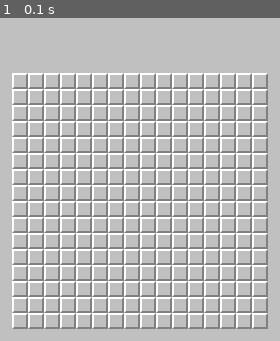
Above: before the commit, frame 1.
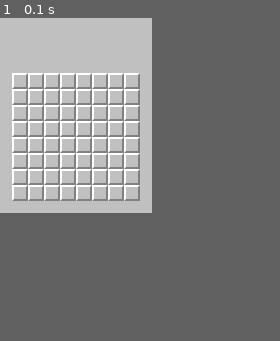
Above: after the commit, the same moment.

Repository: blazerzar/minesweeper-pygame
Game: pygame game, started from minesweeper.py
Two runs of this game, one before a commit and one after it. Both use one fixed random seed, a clock stepped at 60 frames per second and the inputs below.
Inputs:
- Up to frame 1 (0.1 s): no input
In our replay, the window is 280x323 before the commit and 152x195 after it. These sizes can differ from the game's own. Grey fills any space a smaller window leaves; there, only what the larger window draws over its background counts as a difference.

The runs differ from the first frame. In frame 1, 23% of the frame differs, in the area x 4-96%, y 17-97%.

Commit message:
Chages grid to 2D list, created mines.

Diff:
--- a/cell.py
+++ b/cell.py
@@ -3,10 +3,9 @@
 import os
 
 import pygame
-from pygame.sprite import Sprite
 
 
-class Cell(Sprite):
+class Cell:
     """Class to represent a cell."""
 
     def __init__(self, minesweeper):
@@ -16,8 +15,21 @@
         self.screen_rect = self.screen.get_rect()
         self.settings = minesweeper.settings
 
+        # Create image of a closed cell
         self.image = pygame.image.load(os.path.join(
             minesweeper.my_path, "images/cell_closed.bmp"))
         self.image = pygame.transform.scale(
             self.image, (self.settings.cell_size, self.settings.cell_size))
         self.rect = self.image.get_rect()
+
+        # Create images of open cells
+        self.image_mine = pygame.image.load(os.path.join(
+            minesweeper.my_path, "images/mine_open.bmp"))
+
+        # Status -1 means mine, 0 is empty, number refers to number of
+        # adjesent mines.
+        self.status = 0
+
+    def blitme(self):
+        """Draw cell to the screen."""
+        self.screen.blit(self.image, self.rect)
--- a/minesweeper.py
+++ b/minesweeper.py
@@ -2,6 +2,7 @@
 
 import sys
 import os
+import random
 
 import pygame
 
@@ -23,9 +24,10 @@
 
         self.clock = pygame.time.Clock()
 
-        # Create cells
-        self.cells = pygame.sprite.Group()
+        # Create cells and mines
+        self.cells = []
         self._create_grid()
+        self._create_mines()
 
     def run_game(self):
         """Function with main game loop."""
@@ -46,31 +48,56 @@
         # Fill the background
         self.screen.fill(self.settings.background_colour)
         # Draw cells to the screen
-        self.cells.draw(self.screen)
+        self._draw_cells()
         # Update the screen
         pygame.display.update()
 
-    def _create_cell(self, cell_x, cell_y):
+    def _create_cell(self, cell_x, cell_y, row_number):
         """Create one cell and add it to cells group."""
         cell = Cell(self)
         cell.rect.x = cell_x
         cell.rect.y = cell_y
-        self.cells.add(cell)
+        self.cells[row_number].append(cell)
 
     def _create_row(self, row_number):
         """Create one row of cells."""
-        for i in range(0, self.settings.cells_x):
-            cell_x = self.settings.side_margin + i * self.settings.cell_size
+        for column in range(0, self.settings.cells_x):
+            cell_x = self.settings.side_margin + column*self.settings.cell_size
             cell_y = (self.settings.top_margin
-                      + row_number * self.settings.cell_size)
-            self._create_cell(cell_x, cell_y)
+                      + row_number*self.settings.cell_size)
+            self._create_cell(cell_x, cell_y, row_number)
 
     def _create_grid(self):
         """Create full grid of cells."""
-        for i in range(0, self.settings.cells_y):
-            self._create_row(i)
+        for row in range(0, self.settings.cells_y):
+            self.cells.append([])
+            self._create_row(row)
+
+    def _draw_cells(self):
+        """Draw all cells to the screen."""
+        for row in self.cells:
+            for cell in row:
+                cell.blitme()
+
+    def _create_mines(self):
+        """Give mines to desired number of cells."""
+        # Create a temporary list of all cells
+        temp_cells = []
+        for row in self.cells:
+            for cell in row:
+                temp_cells.append(cell)
+
+        # Create a list of random indexes
+        mines_indexes = []
+        for _ in range(self.settings.mines):
+            mines_indexes.append(random.randint(0, len(temp_cells) - 1))
+        print(mines_indexes)
+
+        # Assign mines
+        for index in mines_indexes:
+            temp_cells[index].status = -1
 
 
 if __name__ == "__main__":
-    minesweeper = Minesweeper()
-    minesweeper.run_game()
+    MINESWEEPER = Minesweeper()
+    MINESWEEPER.run_game()
--- a/settings.py
+++ b/settings.py
@@ -13,17 +13,17 @@
         # Background colour
         self.background_colour = (192, 192, 192)
 
-        #Game mechanics settings
+        # Game mechanics settings
         self.scale = 1
         self.mines = 10
-        self.cells_x = 16
-        self.cells_y = 16
+        self.cells_x = 8
+        self.cells_y = 8
         self.cell_size = 16 * self.scale
 
         # Screen settings
         self.side_margin = 12 * self.scale
         self.top_margin = 55 * self.scale
         self.screen_width = (self.cells_x * self.cell_size
-                             + 2 * self.side_margin)
+                             + 2*self.side_margin)
         self.screen_height = (self.cells_y * self.cell_size
                               + self.side_margin + self.top_margin)
Binary file changed: images/cell_1.bmp
Binary file changed: images/cell_2.bmp
Binary file changed: images/cell_3.bmp
Binary file changed: images/cell_4.bmp
Binary file changed: images/cell_5.bmp
Binary file changed: images/cell_6.bmp
Binary file changed: images/cell_7.bmp
Binary file changed: images/cell_8.bmp
Binary file changed: images/cell_closed.bmp
Binary file changed: images/cell_flagged.bmp
Binary file changed: images/cell_open.bmp
Binary file changed: images/emoji.bmp
(and 18 more such lines)
